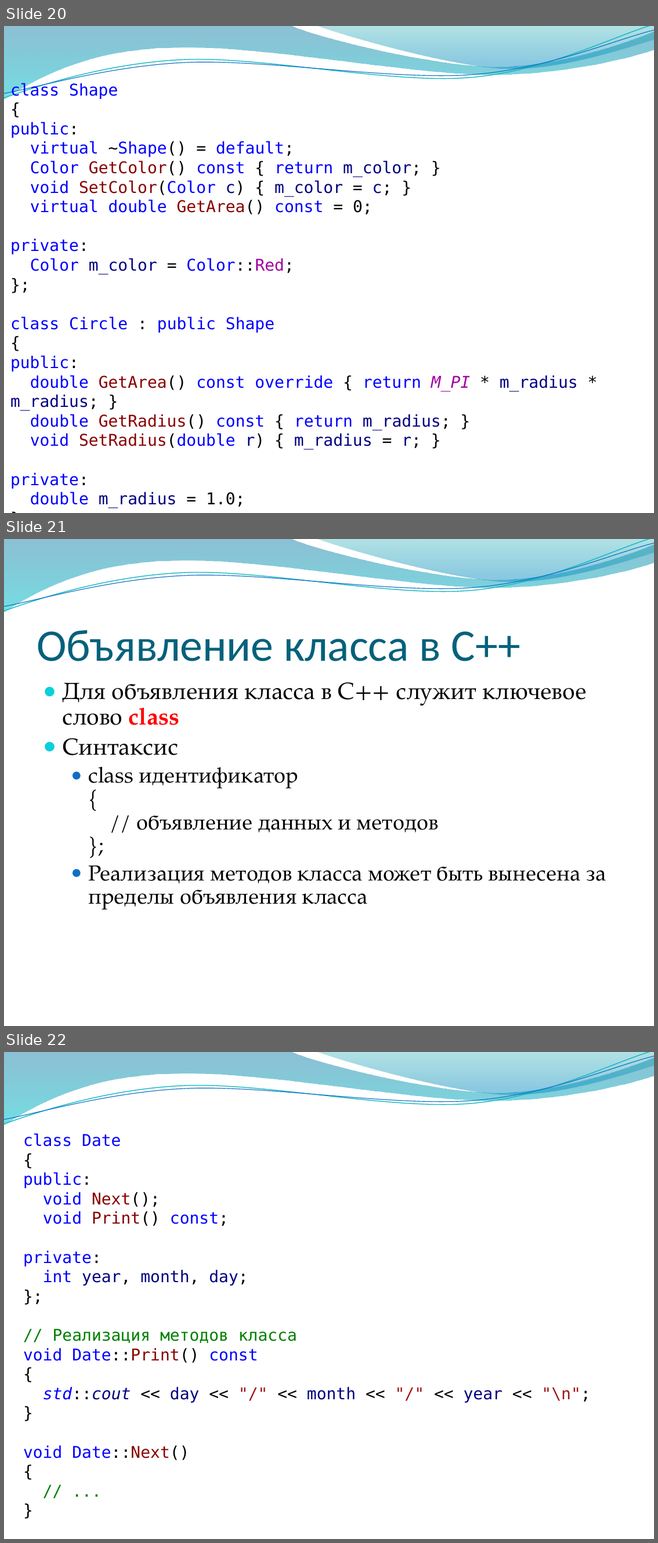
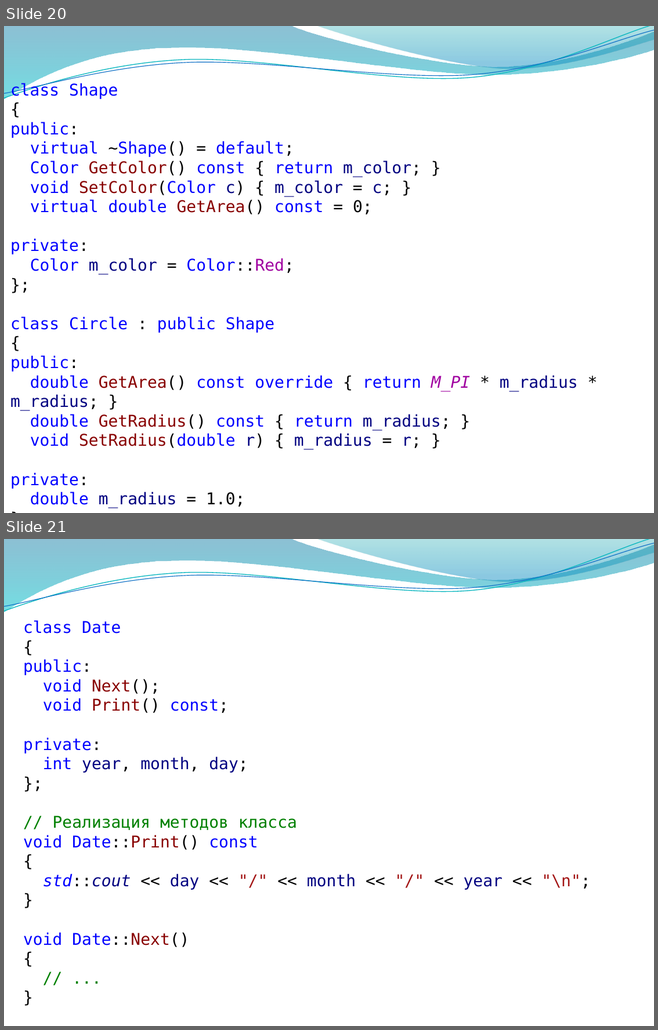
Before and after one commit to alexey-malov/oop, a slide deck: lectures/02/Основы ООП.pptx. Shown one above the other, each under a label of ours: slides 20, 21 and 22 before the commit, slides 20 and 21 after it. The pictures are 658x1543 and 658x1030 pixels, drawn with LibreOffice and Linux fonts; fonts in the diff are those of the drawing; background and template pictures are left out. Boxes give left, top, right and bottom in pixels: in the first picture for what was removed or moved away, otherwise in the second. Text is boxed around its words. In the diff, an @@ line names an element or a change of style, - is before the commit and + after.

```diff
--- a/lectures/02/Основы ООП.pptx
+++ b/lectures/02/Основы ООП.pptx
@@ slide 21 removed at [4, 539, 654, 1026], background picture (left out); not listed: 4 template elements that a slide beside it also shows @@
@@ title removed at [36, 630, 520, 661] @@
-Объявление класса в C++
@@ text removed at [63, 682, 605, 910] @@
-● Для объявления класса в C++ служит ключевое слово class
-● Синтаксис
-  ● class идентификатор
-    {
-    // объявление данных и методов
-    };
-  ● Реализация методов класса может быть вынесена за пределы объявления класса
@@ what was slide 22 is now slide 21 @@
```
Also in this commit, not shown: 5 slides changed.
